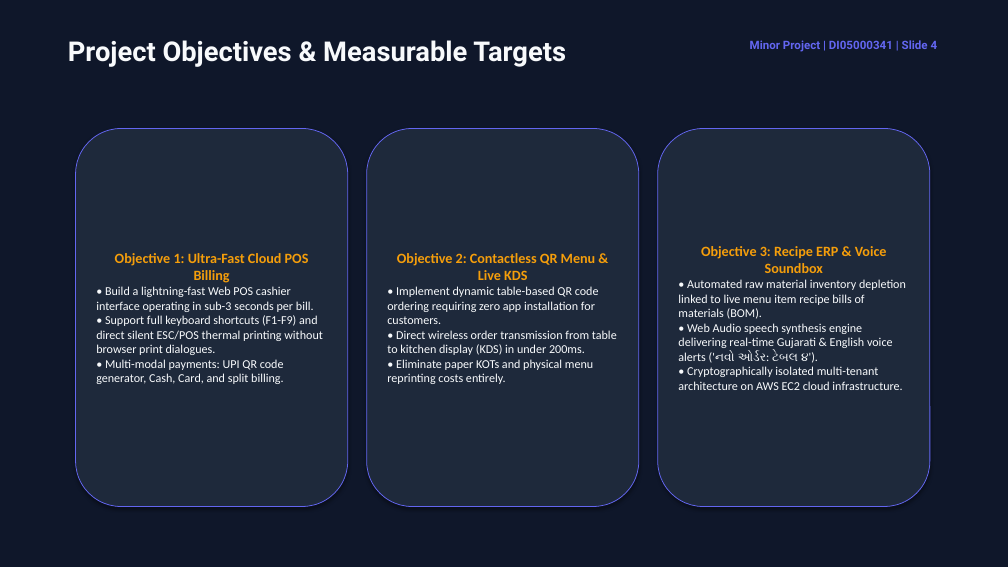
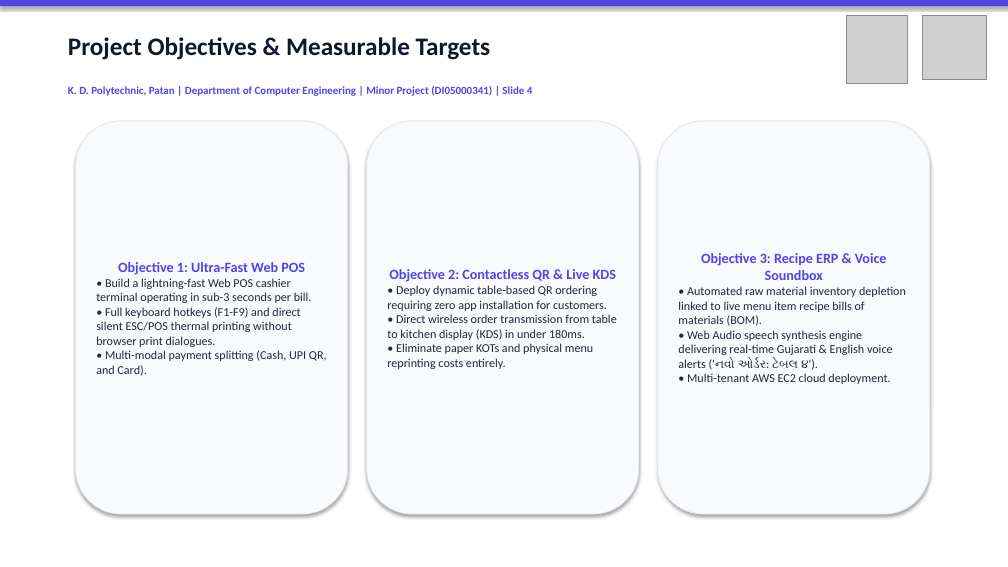
Before and after one commit to Shubh-Patel-07/DineFlow-AI, a slide deck: slide 4 of docs/DineFlow_AI_GTU_Minor_Project_Presentation.pptx. Drawn at 1008x567 pixels with LibreOffice and Linux fonts; fonts in the diff are those of the drawing; grey boxes stand for pictures. Boxes give left, top, right and bottom in pixels: in the first picture for what was removed or moved away, otherwise in the second. Text is boxed around its words. In the diff, an @@ line names an element or a change of style, - is before the commit and + after.

Commit message:
docs(gtu): embed official GTU and KDP Patan logos, light academic theme presentation, and exact chapter page breaks

```diff
--- a/docs/DineFlow_AI_GTU_Minor_Project_Presentation.pptx
+++ b/docs/DineFlow_AI_GTU_Minor_Project_Presentation.pptx
@@ rectangle at [0,0,1008,567]: fill #0F172A to #FFFFFF @@
@@ rectangle added at [0,0,1008,6], fill #4F46E5 @@
@@ text "Project Objectives & Measurable Targets" at [68,37,491,60]: size 26 to 24 pt, font Roboto to Calibri, text colour #F8FAFC to #0F172A @@
@@ picture added at [847,15,907,83] @@
@@ picture added at [923,15,987,79] @@
@@ text removed at [750,40,938,52] @@
-Minor Project | DI05000341 | Slide 4
@@ text added at [68,86,533,96], 10.5 pt, text #4F46E5, bold @@
+K. D. Polytechnic, Patan | Department of Computer Engineering | Minor Project (DI05000341) | Slide 4
@@ fill #1E293B to #F8FAFC; outline #6366F1 0.75 pt to #E2E8F0 0.75 pt in 3 elements at [658,121,930,514], [367,121,639,514], [76,121,348,514] @@
@@ rounded rectangle "Objective 1: Ultra-Fast Web POS": place and size @@
-rounded rectangle "Objective 1: Ultra-Fast Web POS" at [76,129,348,507]
+rounded rectangle "Objective 1: Ultra-Fast Web POS" at [76,121,348,514]
@@ rounded rectangle "Objective 2: Contactless QR & ...": place and size @@
-rounded rectangle "Objective 2: Contactless QR & ..." at [367,129,639,507]
+rounded rectangle "Objective 2: Contactless QR & ..." at [367,121,639,514]
@@ rounded rectangle "Objective 3: Recipe ERP & ...": place and size @@
-rounded rectangle "Objective 3: Recipe ERP & ..." at [658,129,930,507]
+rounded rectangle "Objective 3: Recipe ERP & ..." at [658,121,930,514]
@@ text in rounded rectangle at [96,262,327,376]: text changed; text colour #F8FAFC to #1E293B @@
-Objective 1: Ultra-Fast Cloud POS Billing
-• Build a lightning-fast Web POS cashier interface operating in sub-3 seconds per bill.
-• Support full keyboard shortcuts (F1-F9) and direct silent ESC/POS thermal printing without browser print dialogues.
-• Multi-modal payments: UPI QR code generator, Cash, Card, and split billing.
+Objective 1: Ultra-Fast Web POS
+• Build a lightning-fast Web POS cashier terminal operating in sub-3 seconds per bill.
+• Full keyboard hotkeys (F1-F9) and direct silent ESC/POS thermal printing without browser print dialogues.
+• Multi-modal payment splitting (Cash, UPI QR, and Card).
@@ text in rounded rectangle at [387,269,617,369]: text changed; text colour #F8FAFC to #1E293B @@
-Objective 2: Contactless QR Menu & Live KDS
-• Implement dynamic table-based QR code ordering requiring zero app installation for customers.
-• Direct wireless order transmission from table to kitchen display (KDS) in under 200ms.
-• Eliminate paper KOTs and physical menu reprinting costs entirely.
+Objective 2: Contactless QR & Live KDS
+• Deploy dynamic table-based QR ordering requiring zero app installation for customers.
+• Direct wireless order transmission from table to kitchen display (KDS) in under 180ms.
+• Eliminate paper KOTs and physical menu reprinting costs entirely.
@@ text in rounded rectangle at [701,253,887,280]: text colour #F59E0B to #4F46E5 in "Objective 3: Recipe ERP & Voice Soundbox" @@
@@ text in rounded rectangle at [678,286,906,384]: text changed; text colour #F8FAFC to #1E293B @@
-• Automated raw material inventory depletion linked to live menu item recipe bills of materials (BOM).
-• Web Audio speech synthesis engine delivering real-time Gujarati & English voice alerts ('નવો ઓર્ડર: ટેબલ ૪').
-• Cryptographically isolated multi-tenant architecture on AWS EC2 cloud infrastructure.
+• Automated raw material inventory depletion linked to live menu item recipe bills of materials (BOM).
+• Web Audio speech synthesis engine delivering real-time Gujarati & English voice alerts ('નવો ઓર્ડર: ટેબલ ૪').
+• Multi-tenant AWS EC2 cloud deployment.
```
Also in this commit, not shown: 16 other slides changed, 5 other files.
